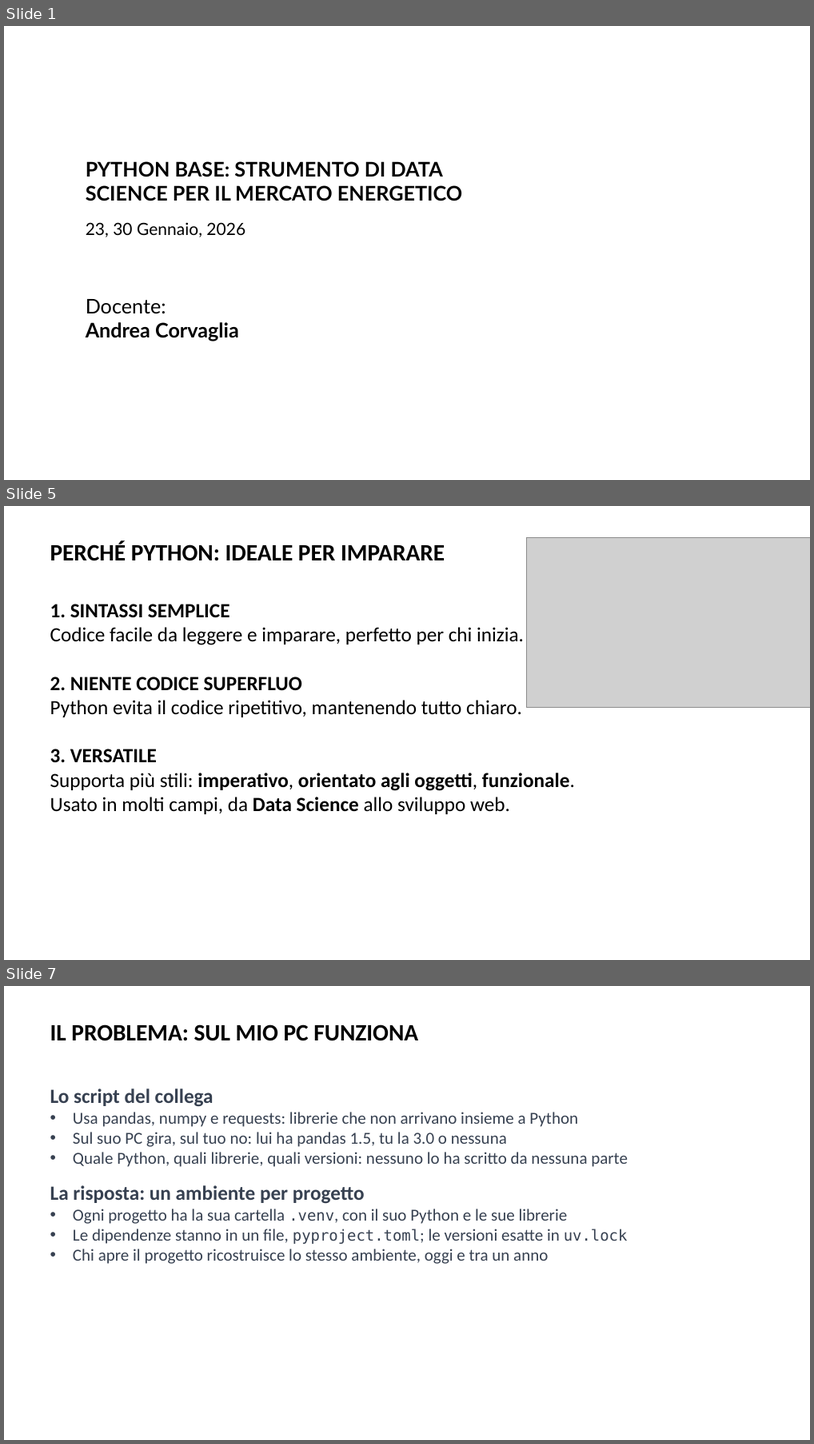
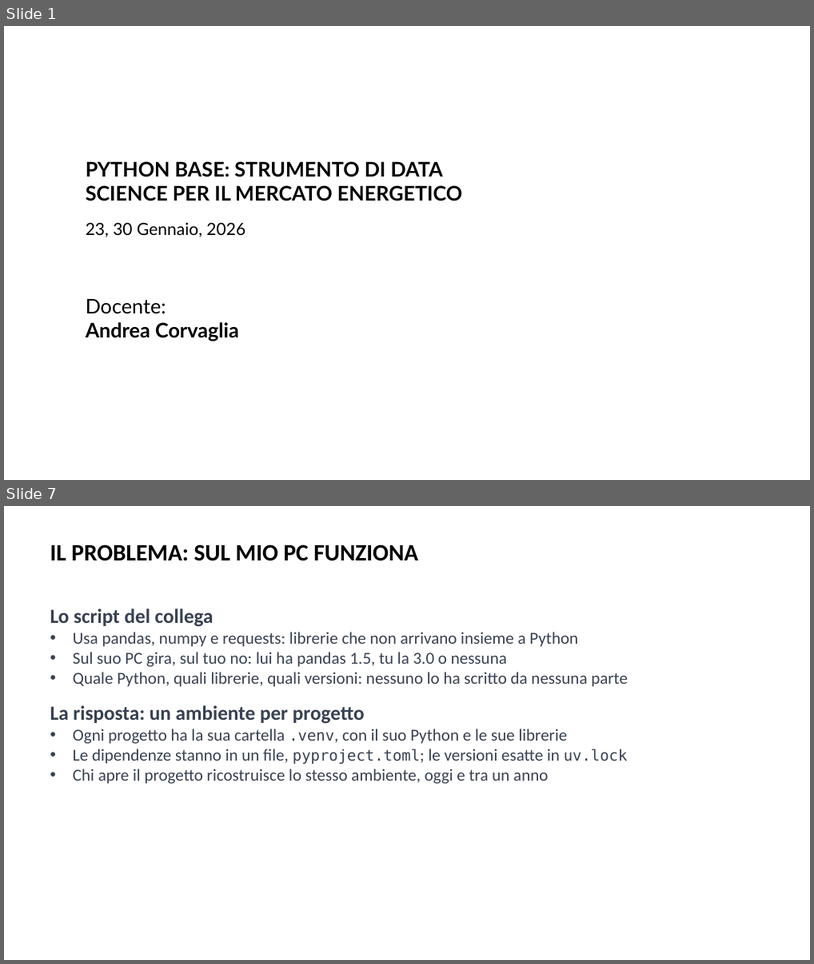
Before and after one commit to AndreaCorvaglia0/python-base-utilities, a slide deck: Slides/Presentazione_python_base.pptx. Shown one above the other, each under a label of ours: slides 1, 5 and 7 before the commit, slides 1 and 7 after it; the slides between them are not shown. The pictures are 814x1444 and 814x964 pixels, drawn with LibreOffice and Linux fonts; fonts in the diff are those of the drawing; grey boxes stand for pictures; background and template pictures are left out. Boxes give left, top, right and bottom in pixels: in the first picture for what was removed or moved away, otherwise in the second. Text is boxed around its words. In the diff, an @@ line names an element or a change of style, - is before the commit and + after.

```diff
--- a/Slides/Presentazione_python_base.pptx
+++ b/Slides/Presentazione_python_base.pptx
@@ slide 5 removed at (4,506,810,960), background picture (left out) @@
@@ text removed at (50,540,445,561) @@
-PERCHÉ PYTHON: IDEALE PER IMPARARE
@@ picture removed at (527,538,810,708) @@
@@ text removed at (50,604,575,814) @@
-1. SINTASSI SEMPLICE
-Codice facile da leggere e imparare, perfetto per chi inizia.
-2. NIENTE CODICE SUPERFLUO
-Python evita il codice ripetitivo, mantenendo tutto chiaro.
-3. VERSATILE
-Supporta più stili: imperativo, orientato agli oggetti, funzionale.
-Usato in molti campi, da Data Science allo sviluppo web.
```
Also in this commit, not shown: 5 slides changed, 2 slides added, 6 other slides removed, 1 other file.
